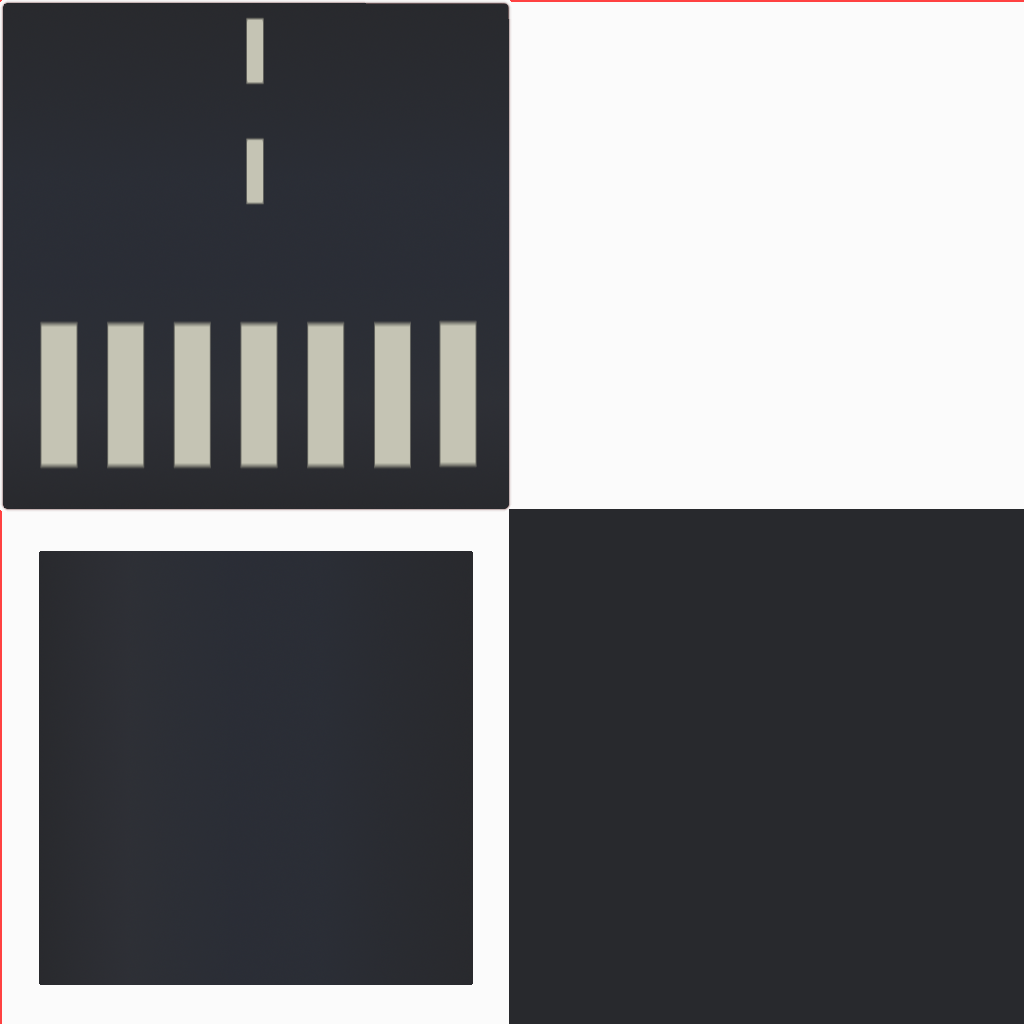
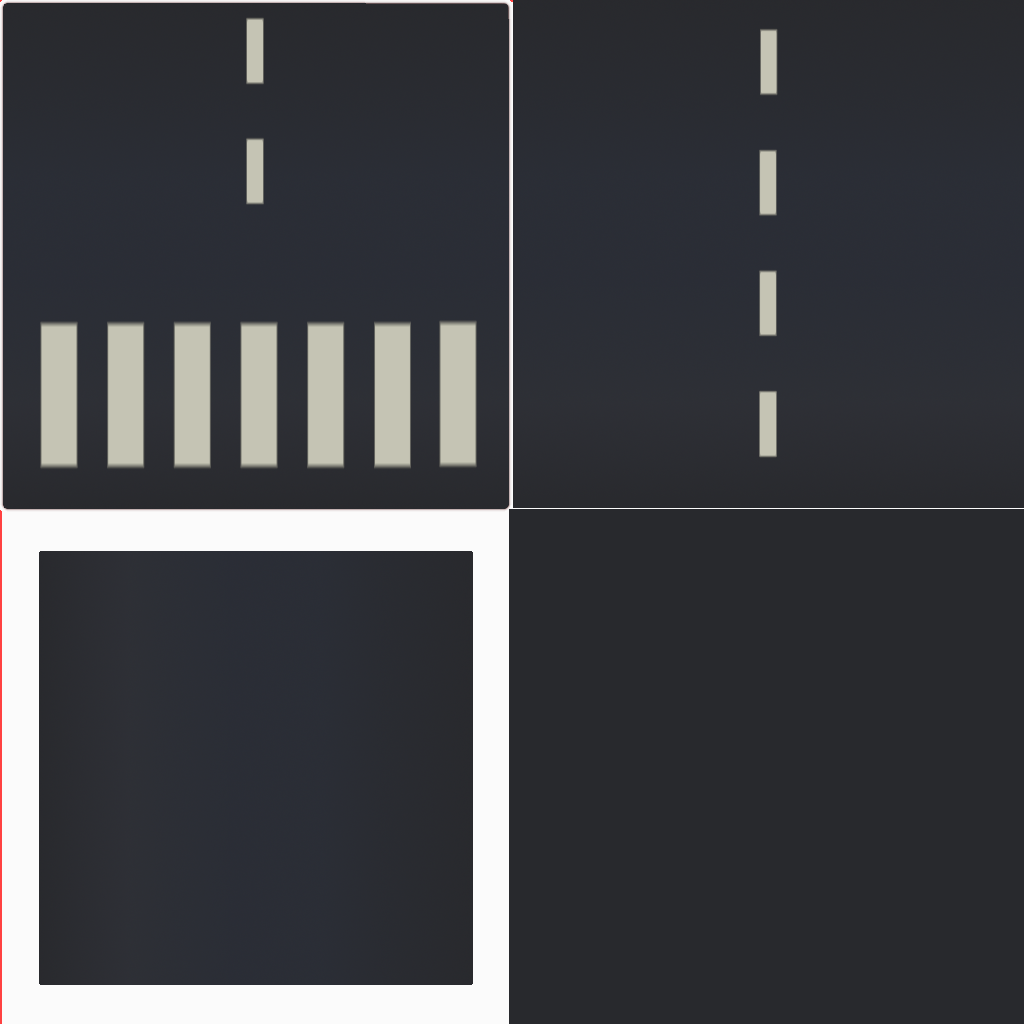
Comparing the layer stacks of the two 1024×1024 images. Changes:
added layer "Floated Layer" above "RoadTexture.png" over [513, 0, 1024, 508]
painted on "RoadTexture.png" over [513, 0, 1024, 508]
